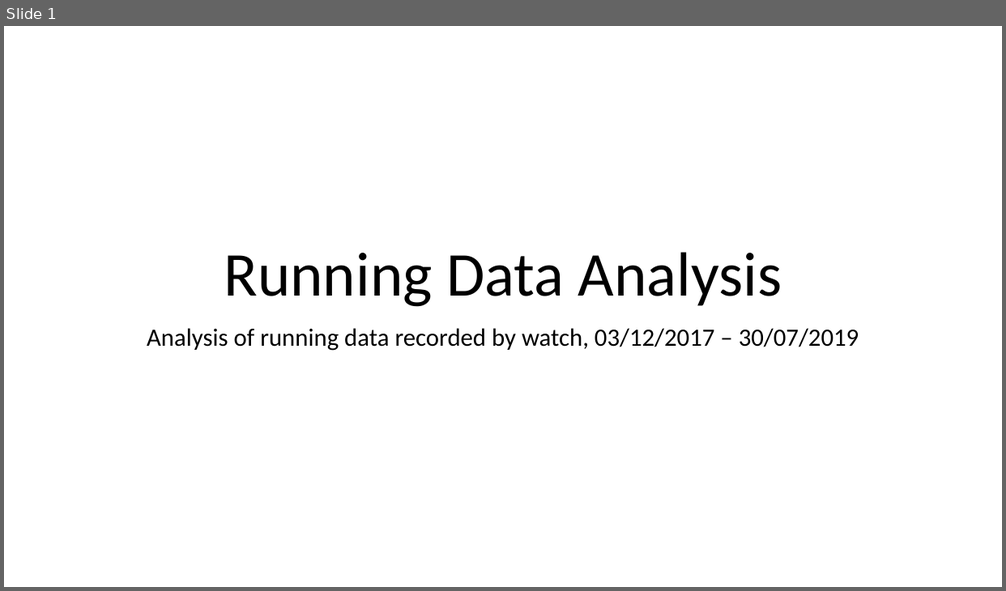
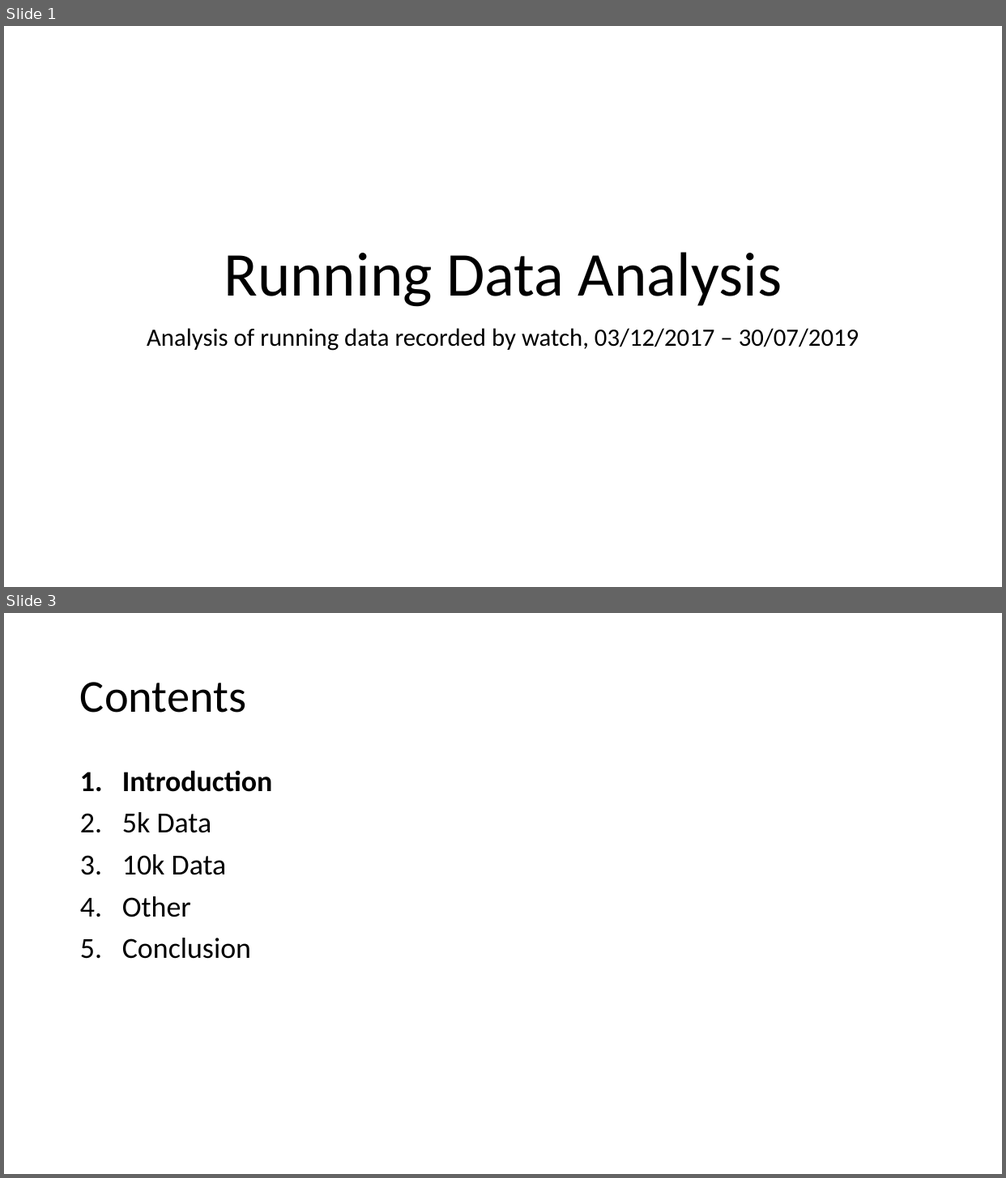
Before and after one commit to EdwinB12/Running, a slide deck: Data_Summary.pptx. Shown one above the other, each under a label of ours: slide 1 before the commit, slides 1 and 3 after it; the slides between them are not shown. The pictures are 1006x591 and 1006x1178 pixels, drawn with LibreOffice and Linux fonts; fonts in the diff are those of the drawing. Boxes give left, top, right and bottom in pixels: in the first picture for what was removed or moved away, otherwise in the second. Text is boxed around its words. In the diff, an @@ line names an element or a change of style, - is before the commit and + after.

```diff
--- a/Data_Summary.pptx
+++ b/Data_Summary.pptx
@@ slide 3 added at (x1=4, y1=613, x2=1002, y2=1174), background #FFFFFF @@
@@ title added at (x1=80, y1=682, x2=247, y2=713), 44 pt, text #000000 @@
+Contents
@@ text added at (x1=122, y1=770, x2=273, y2=959), 28 pt, text #000000 @@
+1. Introduction
+2. 5k Data
+3. 10k Data
+4. Other
+5. Conclusion
```
Also in this commit, not shown: 1 slide changed, 13 other slides added, 5 other files.
